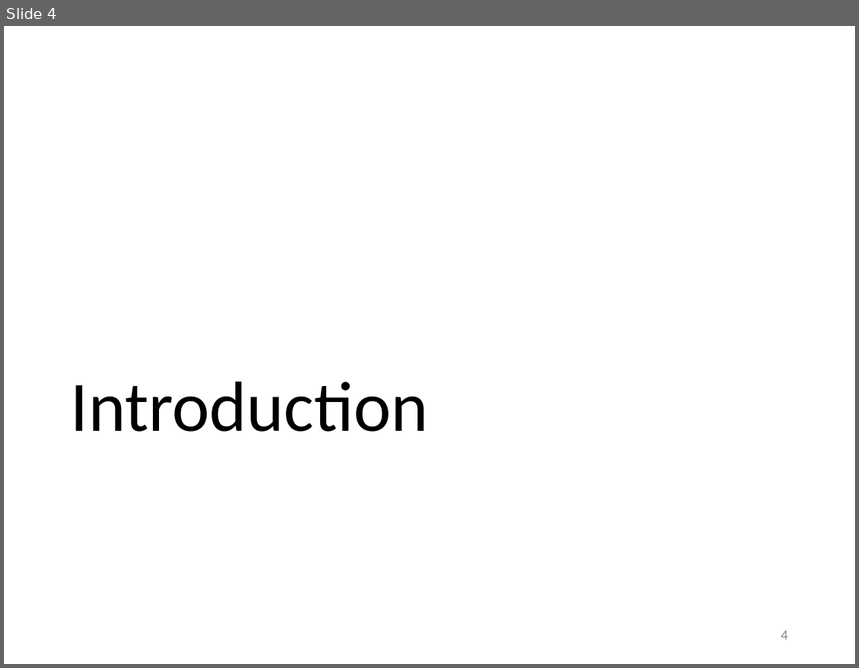
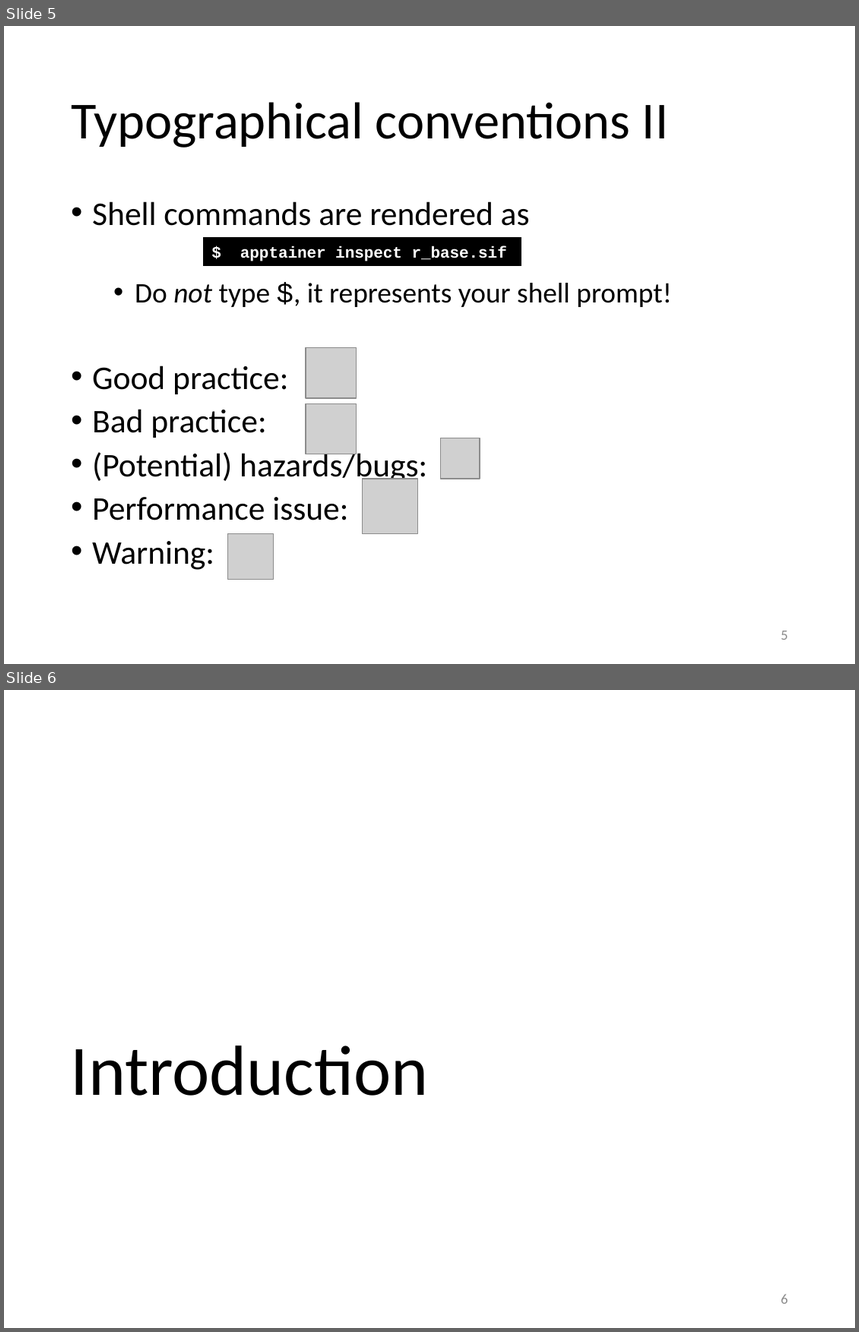
Before and after one commit to gjbex/Containers-for-HPC, a slide deck: containers_for_hpc.pptx. Shown one above the other, each under a label of ours: slide 4 before the commit, slides 5 and 6 after it. The pictures are 859x668 and 859x1332 pixels, drawn with LibreOffice and Linux fonts; fonts in the diff are those of the drawing; grey boxes stand for pictures. Boxes give left, top, right and bottom in pixels: in the first picture for what was removed or moved away, otherwise in the second. Text is boxed around its words. In the diff, an @@ line names an element or a change of style, - is before the commit and + after.

```diff
--- a/containers_for_hpc.pptx
+++ b/containers_for_hpc.pptx
@@ slide 5 added at <box>4,26,855,664</box>, background #FFFFFF @@
@@ title added at <box>71,102,668,148</box>, 44 pt, text #000000 @@
+Typographical conventions II
@@ text added at <box>92,202,672,570</box>, 28 pt, text #000000 @@
+• Shell commands are rendered as
+  • Do not type $, it represents your shell prompt!
+• Good practice:
+• Bad practice:
+• (Potential) hazards/bugs:
+• Performance issue:
+• Warning:
@@ rectangle added at <box>203,238,521,266</box>, fill #000000, outline #000000 0.75 pt, 13.5 pt, text #FFFFFF, bold @@
+$ apptainer inspect r_base.sif
@@ picture added at <box>305,347,356,398</box> @@
@@ picture added at <box>305,404,356,454</box> @@
@@ picture added at <box>441,439,480,480</box> @@
@@ picture added at <box>363,479,417,534</box> @@
@@ picture added at <box>228,534,273,579</box> @@
@@ page number added at <box>781,631,788,640</box>, 12 pt, text #8C8C8C @@
+5
@@ what was slide 4 is now slide 6 @@
@@ page number at <box>781,1294,788,1304</box>: text changed @@
-4
+6
```
Also in this commit, not shown: 2 slides changed, 6 other slides added.
